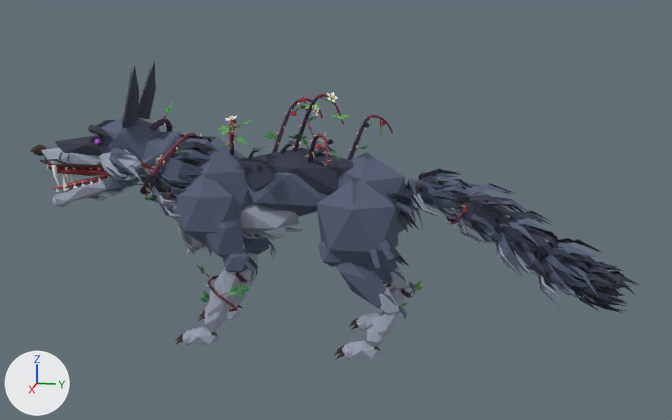
Before and after pictures for a commit that changed the glTF model exports/Gardien_Foret_Loup/Gardien_Foret_Loup.glb.
The view is the same before and after, from a 50 mm camera at (41.4, 10.7, 16.9) aimed at (-0.3, 2.3, 6.5). The axes (+X, +Y, +Z) are drawn at lower left. The lights are the same throughout. The older version comes first. Vertices at exactly the same position are counted once.

Names of what the first picture shows: 'Corps', 'Machoire', 'Patte_ArD', 'Patte_ArG', 'Patte_AvD', 'Patte_AvG', 'Queue', 'Ronces', 'Tete' and 1 more.
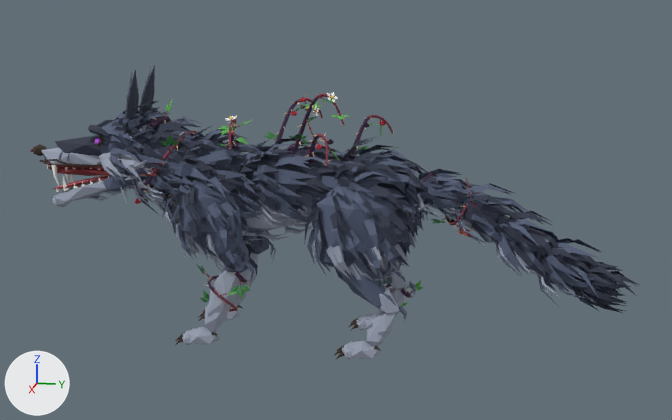
Boxes (x1, y1, x2, y2) around the edits, measured in the pictures (672 x 420 px; the box of a moved part takes in the faces that stretch with it):
'Corps', reshaped (18% wider, 17% taller)
    before: (139, 131, 405, 257)
    after: (115, 111, 429, 259)
'Patte_ArG', reshaped (12% wider)
    before: (317, 176, 423, 359)
    after: (304, 171, 423, 359)
'Patte_AvG', reshaped (15% wider, 6% taller)
    before: (175, 175, 258, 345)
    after: (162, 164, 258, 345)
'Tete', reshaped (7% wider)
    before: (31, 60, 160, 188)
    after: (31, 65, 169, 188)
'Ronces', reshaped
    before: (133, 92, 395, 202)
    after: (127, 92, 395, 204)
'Patte_ArD', reshaped
    before: (348, 184, 429, 330)
    after: (348, 158, 429, 330)
part 1 of me_corps, moved or reshaped
    before: (180, 136, 208, 152)
    after: (140, 113, 162, 124)
part 2 of me_corps, rebuilt
    before: (152, 186, 178, 203)
    after: (143, 183, 176, 205)
part 3 of me_corps, deleted (blue)
    before: (151, 134, 216, 257)
part 4 of me_corps, built on
    before: (152, 141, 339, 240)
    after: (119, 111, 429, 259)
part 5 of me_patte_ard, added (mostly hidden)
    after: (378, 158, 423, 267)
part 6 of me_patte_arg, added (blue)
    after: (304, 171, 416, 289)
part 7 of me_patte_avg, added (blue)
    after: (162, 164, 251, 271)
part 8 of me_ronces, rebuilt
    before: (151, 133, 196, 200)
    after: (150, 131, 196, 198)
part 9 of me_ronces, rebuilt (7% taller)
    before: (140, 119, 172, 194)
    after: (139, 116, 172, 196)
part 10 of me_ronces, deleted
    before: (138, 130, 202, 202)
part 11 of me_ronces, built on
    after: (135, 130, 354, 204)
part 12 of me_tete, rebuilt
    before: (139, 60, 152, 102)
    after: (139, 65, 155, 113)
part 13 of me_tete, rebuilt
    before: (122, 66, 132, 122)
    after: (123, 71, 133, 131)
part 14 of me_tete, rebuilt (11% narrower)
    before: (122, 66, 139, 128)
    after: (124, 70, 139, 134)
part 15 of me_tete, built on
    before: (138, 61, 156, 119)
    after: (107, 67, 169, 149)

Diff of the bpy script that builds the scene:
```diff
--- a/exports/Gardien_Foret_Loup/Gardien_Foret_Loup.glb.py
+++ b/exports/Gardien_Foret_Loup/Gardien_Foret_Loup.glb.py
@@ me_corps @@
-me_corps.from_pydata(...)  # 1176 vertices, 1700 faces; spans x -2.02..2.07, y -7.79..5.65, z 3.88..10.02
+me_corps.from_pydata(...)  # 5502 vertices, 7880 faces; spans x -2.42..2.47, y -8.11..6.87, z 3.8..10.96
+# me_corps part 1: the loose piece of 7 vertices spanning x -0.11..0.61, y -5.02..-3.28, z 8.82..9.91 is multiplied about its middle by the matrix ((0.92, -0.304, 0.051), (0.168, 0.358, -0.886), (0.258, 0.849, 0.392)), then moved by (0.2, -2.34, 0.98)
+# me_corps part 2: the loose piece of 7 vertices spanning x 0.7..1.45, y -6.22..-4.62, z 6.75..7.53 is rebuilt with 7 vertices and now spans x 0.71..1.56, y -6.64..-4.84, z 6.82..7.71
+# me_corps part 3: 108 loose pieces with 756 vertices, spanning x -2.02..2.07, y -6.37..3.92, z 3.88..9.91, are deleted
+# me_corps part 4: 6 vertices moved within x -1.11..0.73, y -6.44..-4.85, z 6.75..9.58; 295 vertices removed from x -1.79..1.32, y -6.49..2.61, z 4.96..9.76; 5377 vertices added at x -2.42..2.47, y -8.11..6.87, z 3.8..10.96
+# other edits to the shape of me_corps do not show in these pictures
 me_corps.materials.append(mat_gardien_foret_loup_palette)
@@ me_patte_ard @@
-me_patte_ard.from_pydata(...)  # 766 vertices, 1260 faces; spans x -2.8..0.03, y 1.92..6.62, z 0.01..8.5
+me_patte_ard.from_pydata(...)  # 1606 vertices, 2460 faces; spans x -3.38..0.35, y 1.22..6.62, z 0.01..8.82
+# me_patte_ard part 5: 840 vertices added at x -3.38..0.35, y 1.22..6.35, z 3.47..8.82
 me_patte_ard.materials.append(mat_gardien_foret_loup_palette)
@@ me_patte_arg @@
-me_patte_arg.from_pydata(...)  # 342 vertices, 560 faces; spans x 0.3..2.81, y 1.92..6.62, z 0.01..8.5
+me_patte_arg.from_pydata(...)  # 1182 vertices, 1760 faces; spans x -0.28..3.45, y 1.22..6.62, z 0.01..8.82
+# me_patte_arg part 6: 840 vertices added at x -0.28..3.45, y 1.22..6.35, z 3.47..8.82
 me_patte_arg.materials.append(mat_gardien_foret_loup_palette)
@@ me_patte_avg @@
-me_patte_avg.from_pydata(...)  # 809 vertices, 1326 faces; spans x 0.29..2.63, y -5.09..-1.0, z 0.01..8.42
+me_patte_avg.from_pydata(...)  # 1649 vertices, 2526 faces; spans x -0.28..3.17, y -5.26..-1.0, z 0.01..8.76
+# me_patte_avg part 7: 840 vertices added at x -0.28..3.17, y -5.26..-1.21, z 3.54..8.76
 me_patte_avg.materials.append(mat_gardien_foret_loup_palette)
@@ me_ronces @@
-me_ronces.from_pydata(...)  # 3931 vertices, 6370 faces; spans x -4.5..4.01, y -7.93..4.79, z 6.33..12.08
+me_ronces.from_pydata(...)  # 3977 vertices, 6426 faces; spans x -4.5..4.01, y -8.1..4.79, z 5.96..12.08
+# me_ronces part 8: the loose piece of 115 vertices spanning x -1.67..1.79, y -5.96..-4.54, z 6.51..9.95 is rebuilt with 115 vertices and now spans x -1.79..1.91, y -5.96..-4.46, z 6.39..10.04
+# me_ronces part 9: the loose piece of 115 vertices spanning x -1.73..1.78, y -7.24..-5.76, z 6.94..10.61 is rebuilt with 115 vertices and now spans x -1.84..1.9, y -7.31..-5.74, z 6.85..10.73
+# me_ronces part 10: 105 loose pieces with 878 vertices, spanning x -2.34..2.27, y -7.38..-4.11, z 6.33..10.04, are deleted
+# me_ronces part 11: 66 vertices removed from x -1.76..0.87, y -6.99..-5.42, z 6.61..7.86; 990 vertices added at x -2.1..2.79, y -7.46..3.19, z 5.96..10.19
+# other edits to the shape of me_ronces do not show in these pictures
 me_ronces.materials.append(mat_gardien_foret_loup_palette)
@@ me_tete @@
-me_tete.from_pydata(...)  # 1136 vertices, 1896 faces; spans x -2.19..2.42, y -12.78..-5.64, z 7.16..13.25
+me_tete.from_pydata(...)  # 1832 vertices, 2896 faces; spans x -2.19..2.42, y -12.78..-5.31, z 7.16..13.05
+# me_tete part 12: the loose piece of 13 vertices spanning x -1.37..-0.18, y -7.55..-6.86, z 10.44..13.25 is rebuilt with 13 vertices and now spans x -1.49..0.01, y -7.49..-6.7, z 10.03..13.0
+# me_tete part 13: the loose piece of 13 vertices spanning x 0.18..1.37, y -7.55..-6.86, z 10.44..13.25 is rebuilt with 13 vertices and now spans x 0.24..1.31, y -7.54..-6.86, z 10.12..13.05
+# me_tete part 14: the loose piece of 13 vertices spanning x -0.11..1.57, y -7.51..-6.7, z 10.33..13.2 is rebuilt with 13 vertices and now spans x -0.01..1.49, y -7.49..-6.7, z 10.03..13.0
+# me_tete part 15: 13 vertices removed from x -1.57..0.11, y -7.51..-6.7, z 10.33..13.2; 695 vertices added at x -1.76..1.72, y -8.3..-5.31, z 8.92..13.05
+# other edits to the shape of me_tete do not show in these pictures
 me_tete.materials.append(mat_gardien_foret_loup_palette)
```
